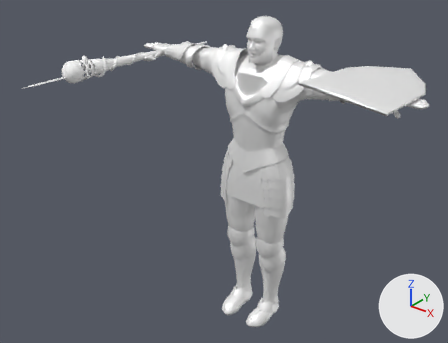
The FBX model public/models/knightwand.fbx, before and after one commit.
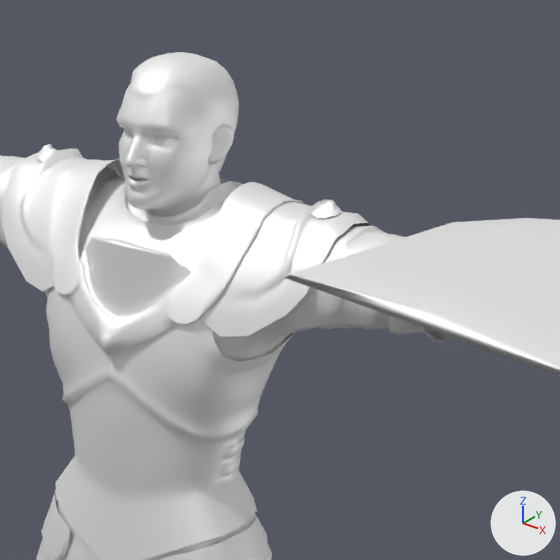
Each version appears first whole from a 50 mm camera at (1.742, -2.461, 2.36) aimed at (-0.102, -0.156, 0.93), and next in a close-up on the part from 47% to 85% of the width and 0% to 49% of the height. Every picture has the same lights, and +X, +Y and +Z are marked at lower right. Where no turn or scale is listed for an object, it has been applied to the vertices.

The older version as bpy lines, for what is in view:
```python
me_paladin_j_nordstrom_helmet_002 = bpy.data.meshes.new('Paladin_J_Nordstrom_Helmet.002')
me_paladin_j_nordstrom_helmet_002.from_pydata(...)  # 73 vertices, 54 faces; spans x 0.349..0.797, y -0.23..0.446, z 1.398..1.521
me_paladin_j_nordstrom_helmet_002.materials.append(mat_armor_mat)  # its picture is missing
me_paladin_j_nordstrom_sword_002 = bpy.data.meshes.new('Paladin_J_Nordstrom_Sword.002')
me_paladin_j_nordstrom_sword_002.from_pydata(...)  # 7093 vertices, 6632 faces; spans x -0.85..0.85, y -0.17..0.17, z 0.0..1.72
me_paladin_j_nordstrom_sword_002.materials.append(mat_armor_mat)  # its picture is missing
ob_armor = bpy.data.objects.new('armor', me_paladin_j_nordstrom_sword_002)
ob_armor.location = (0.0, 0.0, 0.0)
ob_shield = bpy.data.objects.new('shield', me_paladin_j_nordstrom_helmet_002)
ob_shield.location = (0.0, 0.0, 0.0)
```
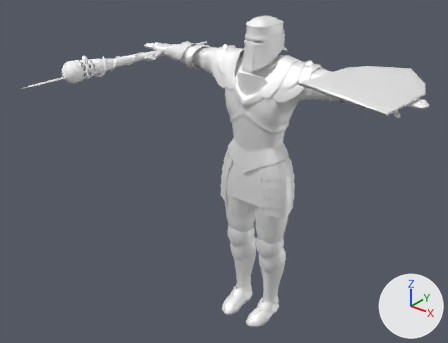
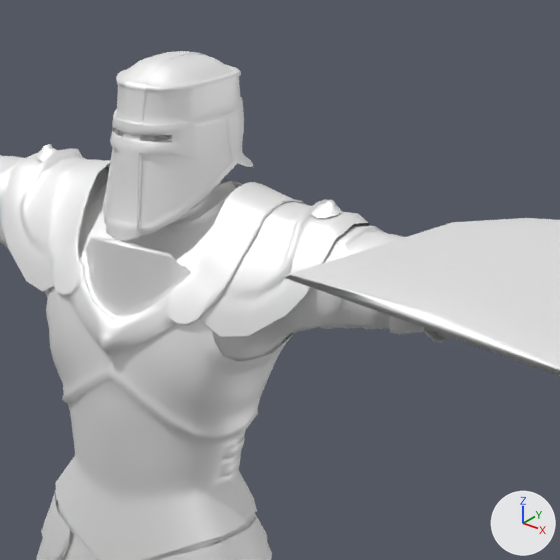
What the commit changed:
Mesh me_paladin_j_nordstrom_shield_002 is new.
It has 732 vertices, 736 faces and spans x -0.093..0.095, y -0.107..0.156, z 1.473..1.725.
It uses material mat_armor_mat (its picture is missing).
Object 'helmet' (ob_helmet) is new; it shows me_paladin_j_nordstrom_shield_002.
Its location is (0.0, 0.0, 0.0).

Changed parts and their boxes [x1, y1, x2, y2] in the close-ups (560 x 560 px):
'helmet', added: after [103, 51, 253, 241]
